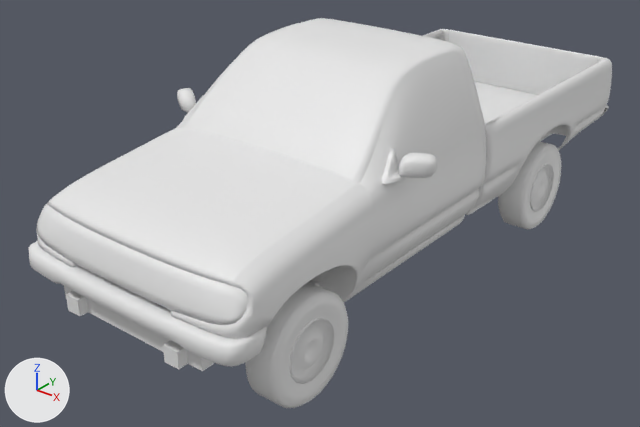
The FBX model Assets/Models/Tacoma/Tacoma.fbx, before and after one commit.
One viewpoint serves both versions: a 50 mm camera at (3.18, -4.72, 2.3) aimed at (-0.16, -0.55, -0.28). The axes (+X, +Y, +Z) are drawn at lower left. The lights are the same throughout. Where no turn or scale is listed for an object, it has been applied to the vertices.

The first picture shows 'Body', 'BumperFront', 'Door.L', 'Frame', 'Grille', 'Hood', 'Tailgate', 'WheelF.l', 'WheelR.l', 'WingMirror.L', 'WingMirror.L.001'.
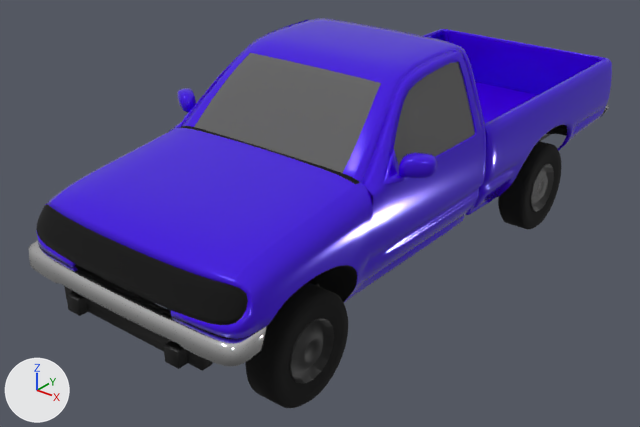
Pixel boxes [x1, y1, x2, y2] of what changed, in the pictures (640 x 427 px):
'Hood', recoloured
    both: [49, 128, 356, 285]
'Door.L', reshaped
    before: [361, 51, 484, 281]
    after: [361, 48, 484, 281]
'Grille', recoloured (white to black)
    both: [36, 204, 248, 325]
'BumperFront', recoloured (white to grey)
    both: [28, 241, 267, 366]
'Tailgate', recoloured
    both: [448, 30, 599, 95]
'Frame', reshaped
    before: [64, 134, 552, 371]
    after: [64, 134, 551, 371]
'WingMirror.L', recoloured
    both: [382, 148, 437, 185]
'WingMirror.L.001', recoloured
    both: [177, 88, 204, 120]
part 1 of me_plane_001, built on
    before: [309, 281, 319, 284]
    after: [66, 277, 319, 371]
part 2 of me_plane_001, recoloured (grey to black)
    both: [64, 134, 551, 370]
part 4 of me_cube_002, recoloured
    both: [37, 18, 612, 339]
part 5 of me_cube_002, recoloured (grey to black)
    both: [76, 126, 360, 311]
part 6 of me_cube_002, recoloured
    both: [546, 125, 567, 136]
part 7 of me_cube_002, recoloured (white to grey)
    both: [194, 53, 381, 173]
part 8 of me_cube_015, recoloured (grey to black)
    both: [245, 282, 331, 405]
part 9 of me_cube_015, recoloured (grey to black)
    both: [269, 291, 348, 408]
part 10 of me_cube_015, recoloured (grey to black)
    both: [289, 318, 334, 384]
part 11 of me_cube_016, recoloured (grey to black)
    both: [498, 141, 549, 229]
part 12 of me_cube_016, recoloured (grey to black)
    both: [519, 144, 561, 229]
part 13 of me_cube_016, recoloured
    both: [530, 164, 554, 212]

What changed in the scene script:
```text
Add mat_paintedmetal:
    mat_paintedmetal = principled_material('PaintedMetal')
    mat_paintedmetal.base_color = (0.0, 0.0, 0.0)  # black #000000
Change me_cube_008:
    remove me_cube_008.from_pydata(...)  # 189 vertices, 160 faces; spans x -0.109..0.12, y -0.142..1.035, z -0.342..0.744
    remove me_cube_008.materials.append(mat_material)  # white #e7e7e7
    add me_cube_008.from_pydata(...)  # 568 vertices, 508 faces; spans x -0.109..0.12, y -0.142..1.035, z -0.342..0.748
    me_cube_008 part 14: 162 vertices removed from x -0.109..0.12, y -0.134..1.035, z -0.342..0.744; 436 vertices added at x -0.109..0.12, y -0.135..1.035, z -0.342..0.748
    add me_cube_008.materials.append(mat_body)  # purple #4200e7
    add me_cube_008.materials.append(mat_plasticblack)  # black #000000
    add me_cube_008.materials.append(mat_glass)  # dark grey #606060
Change me_cube_010:
    where me_cube_010.from_pydata(...)  # 165 vertices, 144 faces; spans x -0.77..0.77, y -2.35..-2.18, z 0.05..0.25
    remove me_cube_010.materials.append(mat_material)  # white #e7e7e7
    add me_cube_010.materials.append(mat_plasticblack)  # black #000000
Change me_cube_016:
    where me_cube_016.from_pydata(...)  # 384 vertices, 418 faces; spans x -0.098..0.097, y -0.318..0.318, z -0.318..0.318
    me_cube_016 part 11: 192 of the faces centred in x -0.098..0.0, y -0.318..0.318, z -0.318..0.318 switch from mat_material (white #e7e7e7) to mat_plasticblack (black #000000)
    me_cube_016 part 12: 128 of the faces centred in x 0.084..0.097, y -0.312..0.312, z -0.312..0.312 switch from mat_material (white #e7e7e7) to mat_plasticblack (black #000000)
    me_cube_016 part 13: 97 of the faces centred in x 0.072..0.094, y -0.177..0.177, z -0.177..0.177 switch from mat_material (white #e7e7e7) to mat_paintedmetal (black #000000)
Change me_mesh:
    where me_mesh.from_pydata(...)  # 329 vertices, 316 faces; spans x 0.015..0.292, y -0.005..0.229, z 0.262..0.41
    remove me_mesh.materials.append(mat_material)  # white #e7e7e7
    add me_mesh.materials.append(mat_body)  # purple #4200e7
Change me_plane_001:
    remove me_plane_001.from_pydata(...)  # 108 vertices, 118 faces; spans x -0.54..0.54, y -1.48..2.81, z 0.0..0.3
    add me_plane_001.from_pydata(...)  # 280 vertices, 322 faces; spans x -0.54..0.54, y -1.48..2.81, z 0.0..0.3
    me_plane_001 part 1: 6 vertices removed from x -0.54..0.54, y -0.7..2.81, z 0.19..0.3; 178 vertices added at x -0.54..0.54, y -1.48..2.81, z 0.0..0.3
    me_plane_001 part 2: 16 faces spanning x -0.54..0.54, y -1.43..2.71, z 0.0..0.3 switch from no material to mat_paintedmetal (black #000000)
    me_plane_001 part 3: the surface is now shaded smooth
Change me_mesh_001:
    where me_mesh_001.from_pydata(...)  # 87 vertices, 79 faces; spans x 0.015..0.287, y -0.005..0.229, z 0.262..0.409
    remove me_mesh_001.materials.append(mat_material)  # white #e7e7e7
    add me_mesh_001.materials.append(mat_body)  # purple #4200e7
Change me_cube_015:
    where me_cube_015.from_pydata(...)  # 384 vertices, 418 faces; spans x -0.098..0.097, y -0.318..0.318, z -0.318..0.318
    me_cube_015 part 8: 192 of the faces centred in x -0.098..0.0, y -0.318..0.318, z -0.318..0.318 switch from mat_material (white #e7e7e7) to mat_plasticblack (black #000000)
    me_cube_015 part 9: 128 of the faces centred in x 0.084..0.097, y -0.312..0.312, z -0.312..0.312 switch from mat_material (white #e7e7e7) to mat_plasticblack (black #000000)
    me_cube_015 part 10: 97 of the faces centred in x 0.072..0.094, y -0.177..0.177, z -0.177..0.177 switch from mat_material (white #e7e7e7) to mat_paintedmetal (black #000000)
Change me_cube_019:
    where me_cube_019.from_pydata(...)  # 195 vertices, 168 faces; spans x -0.676..0.676, y -1.004..0.005, z -0.208..-0.003
    remove me_cube_019.materials.append(mat_material)  # white #e7e7e7
    add me_cube_019.materials.append(mat_body)  # purple #4200e7
Change me_cube_009:
    where me_cube_009.from_pydata(...)  # 383 vertices, 344 faces; spans x -0.8..0.8, y -2.41..-2.12, z -0.12..0.02
    remove me_cube_009.materials.append(mat_material)  # white #e7e7e7
    add me_cube_009.materials.append(mat_chrome)  # white #e7e7e7
Change me_cube_002:
    where me_cube_002.from_pydata(...)  # 3085 vertices, 2936 faces; spans x -0.8..0.8, y -2.35..1.9, z -0.29..0.91
    me_cube_002 part 4: 2392 of the faces centred in x -0.8..0.8, y -2.35..1.9, z -0.29..0.91 switch from mat_material (white #e7e7e7) to mat_body (purple #4200e7)
    me_cube_002 part 5: 384 of the faces centred in x -0.79..0.79, y -2.34..-1.26, z -0.28..0.45 switch from mat_material (white #e7e7e7) to mat_plasticblack (black #000000)
    me_cube_002 part 6: 96 of the faces centred in x -0.71..0.71, y 0.09..1.7, z -0.05..0.12 switch from mat_material (white #e7e7e7) to mat_plasticblack (black #000000)
    me_cube_002 part 7: 64 of the faces centred in x -0.52..0.52, y -1.25..-0.05, z 0.46..0.8 switch from mat_material (white #e7e7e7) to mat_glass (dark grey #606060)
Change me_cube_012:
    where me_cube_012.from_pydata(...)  # 94 vertices, 92 faces; spans x -0.667..0.667, y -0.025..0.025, z 0.0..0.4
    remove me_cube_012.materials.append(mat_material)  # white #e7e7e7
    add me_cube_012.materials.append(mat_body)  # purple #4200e7
```
